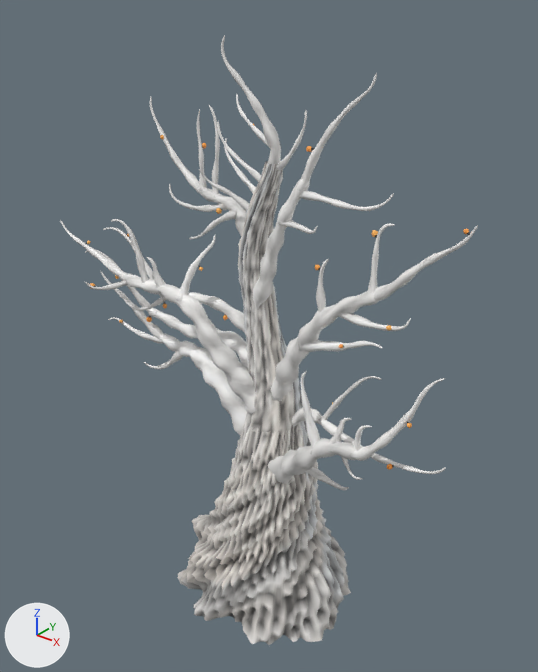
What one commit did to the glTF model public/assets/fall/tree-fall.glb.
Camera for both pictures: a camera (50 mm lens) standing at (33.7, -42.1, 48.6) and looking at (-0.9, 1.2, 21.8). Every picture has the same lights, and +X, +Y and +Z are marked at lower left. The older version comes first. Vertices at exactly the same position are counted once.

Before the edit, the objects in view are built like this:
```python
me_lights = bpy.data.meshes.new('lights')
me_lights.from_pydata(...)  # 1872 vertices, 3432 faces; spans x -18.9..16.6, y -4.9..3.5, z 12.9..39.0
me_lights.materials.append(mat_defaultmaterial_001)
me_twigs = bpy.data.meshes.new('twigs')
me_twigs.from_pydata(...)  # 16212 vertices, 31308 faces; spans x -21.6..17.1, y -7.8..7.3, z -3.2..44.8
me_twigs.materials.append(mat_defaultmaterial)
ob_lights = bpy.data.objects.new('lights', me_lights)
ob_lights.location = (0.0, 0.0, 0.0)
ob_twigs = bpy.data.objects.new('twigs', me_twigs)
ob_twigs.location = (0.0, 0.0, 0.0)
```
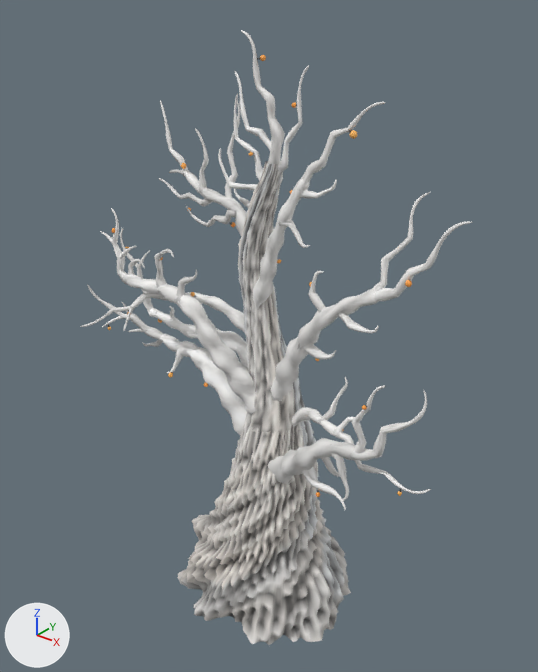
Location of each change, (x1, y1, x2, y2) in pixels of the pictures (538 x 672 px; the box of a moved part takes in the faces that stretch with it):
'twigs', reshaped (6% narrower): before (60, 35, 478, 645); after (80, 30, 472, 645)
'lights', reshaped (21% narrower, 28% taller): before (85, 124, 470, 470); after (108, 55, 412, 497)
part 1 of me_twigs, deleted: before (300, 371, 320, 454)
part 2 of me_twigs, deleted: before (123, 298, 166, 311)
part 3 of me_twigs, deleted: before (85, 280, 128, 290)
part 4 of me_twigs, moved or reshaped: before (60, 35, 478, 491); after (80, 30, 472, 510)
part 5 of me_lights, moved or reshaped: before (119, 208, 228, 323); after (125, 222, 412, 497)
part 6 of me_lights, moved or reshaped: before (253, 124, 412, 428); after (127, 55, 319, 361)
part 7 of me_lights, moved or reshaped: before (85, 234, 130, 289); after (277, 103, 402, 496)
part 8 of me_lights, moved or reshaped (not visible before): after (181, 130, 357, 169)
part 9 of me_lights, moved or reshaped: before (463, 229, 470, 235); after (112, 228, 115, 233)

What the commit changed:
me_twigs is used by ob_twigs; location (0.0, 0.0, 0.0).
me_twigs had 16212 vertices, 31308 faces and spanned x -21.6..17.1, y -7.8..7.3, z -3.2..44.8.
me_twigs now has 16426 vertices, 31628 faces and spans x -20.5..16.6, y -8.2..7.3, z -3.2..45.1.
me_twigs part 1: the loose piece of 154 vertices spanning x 5.3..7.9, y -4.0..-2.7, z 16.1..22.5 is deleted.
me_twigs part 2: the loose piece of 120 vertices spanning x -14.3..-9.1, y -2.7..-1.4, z 22.0..24.4 is deleted.
me_twigs part 3: the loose piece of 96 vertices spanning x -16.2..-12.2, y -5.2..-2.6, z 24.1..25.6 is deleted.
me_twigs part 4: 25 vertices moved within x -14.9..14.4, y -3.5..1.1, z 13.0..36.0; 4858 vertices removed from x -21.6..17.1, y -4.1..3.4, z 12.6..44.8; 5442 vertices added at x -20.5..16.6, y -8.2..4.2, z 12.2..45.1.
me_lights is used by ob_lights; location (0.0, 0.0, 0.0).
me_lights had 1872 vertices, 3432 faces and spanned x -18.9..16.6, y -4.9..3.5, z 12.9..39.0.
me_lights now has 1872 vertices, 3432 faces and spans x -18.7..14.6, y -4.9..4.4, z 12.2..43.6.
me_lights part 5: 504 of 1872 vertices moved; they spanned x -18.8..-3.9, y -2.0..2.5, z 15.3..31.5 and now span x -17.9..13.1, y -3.5..3.5, z 12.2..31.0; mean shift (8.1, -0.9, 2.4); largest move (-12.7, 0.2, 15.5) -> (5.4, -1.7, 28.9).
me_lights part 6: 360 of 1872 vertices moved; they spanned x -2.2..14.7, y -3.3..0.6, z 21.3..39.0 and now span x -14.1..5.8, y -4.9..1.3, z 19.3..43.6; mean shift (-10.4, 0.3, -2.4); largest move (3.7, -0.5, 38.1) -> (-14.0, 0.9, 19.5).
me_lights part 7: 216 of 1872 vertices moved; they spanned x -18.9..-14.1, y -4.9..-1.2, z 24.1..28.6 and now span x 0.4..14.6, y -3.5..0.1, z 15.7..40.8; mean shift (22.2, 1.7, 2.0); largest move (-18.6, -2.4, 27.2) -> (14.5, -3.2, 15.8).
me_lights part 8: 144 of 1872 vertices moved; they spanned x 4.5..7.5, y -2.7..-0.8, z 12.9..19.6 and now span x -11.9..7.6, y -0.7..3.0, z 33.8..39.6; mean shift (-8.1, 2.7, 20.5); largest move (4.9, -1.8, 13.0) -> (7.4, -0.5, 39.5).
me_lights part 9: all 72 vertices in x 16.1..16.6, y -1.8..-1.5, z 34.7..35.1 are multiplied about their middle by the matrix ((0.415, -0.09, -1.218), (0.6, 1.135, 0.12), (1.064, -0.605, 0.407)), then moved by (-30.5, -1.4, -5.6).
Other edits to the shape of me_lights do not show in these pictures.
